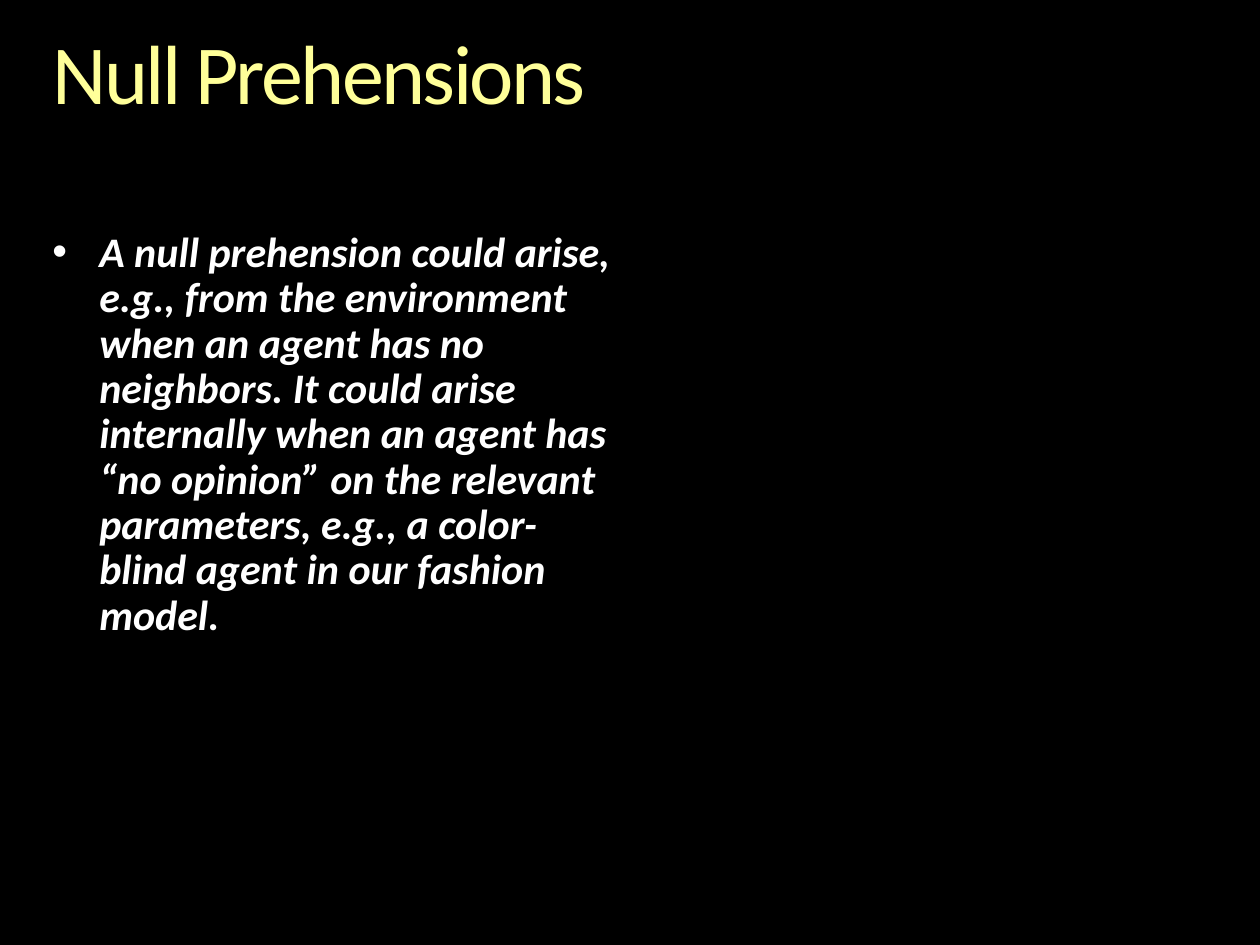
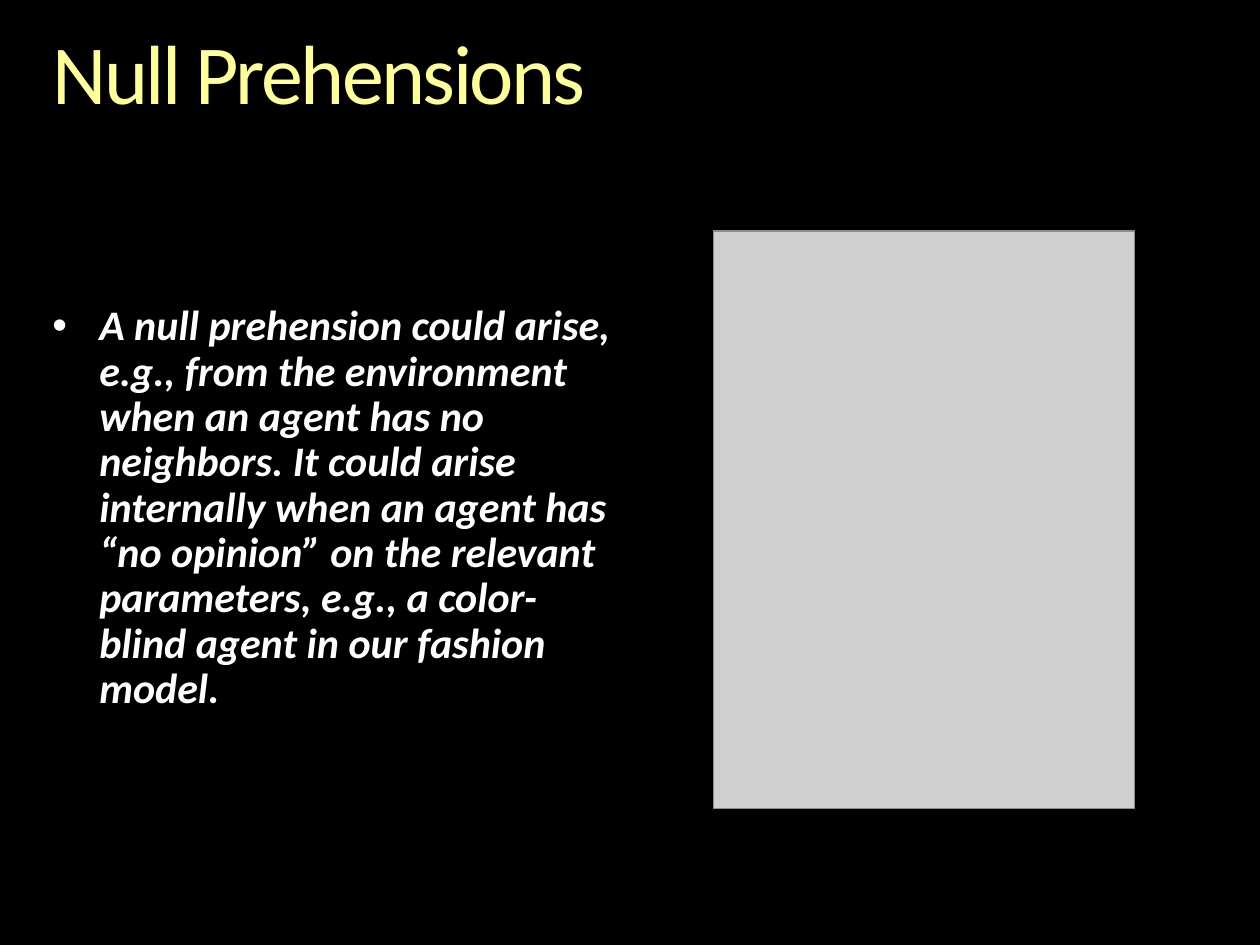
Before and after one commit to gcallah/indras_net, a slide deck: slide 20 of docs/ABMsAsAlgebraic.pptx. Drawn at 1260x945 pixels with LibreOffice and Linux fonts; fonts in the diff are those of the drawing; grey boxes stand for pictures; background and template pictures are left out. Boxes give left, top, right and bottom in pixels: in the first picture for what was removed or moved away, otherwise in the second. Text is boxed around its words. In the diff, an @@ line names an element or a change of style, - is before the commit and + after.

```diff
--- a/docs/ABMsAsAlgebraic.pptx
+++ b/docs/ABMsAsAlgebraic.pptx
@@ picture added at (x1=713, y1=231, x2=1134, y2=808) @@
@@ text "A null prehension could arise, ..." moved from (x1=99, y1=237, x2=610, y2=631) to (x1=99, y1=310, x2=610, y2=704) @@
```
Also in this commit, not shown: 3 other slides changed, 1 slide added.
